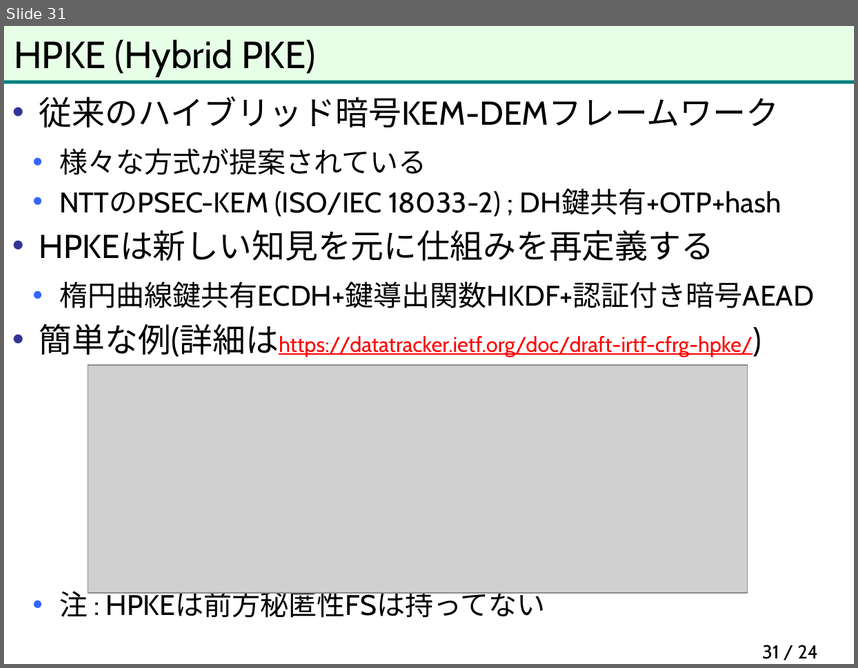
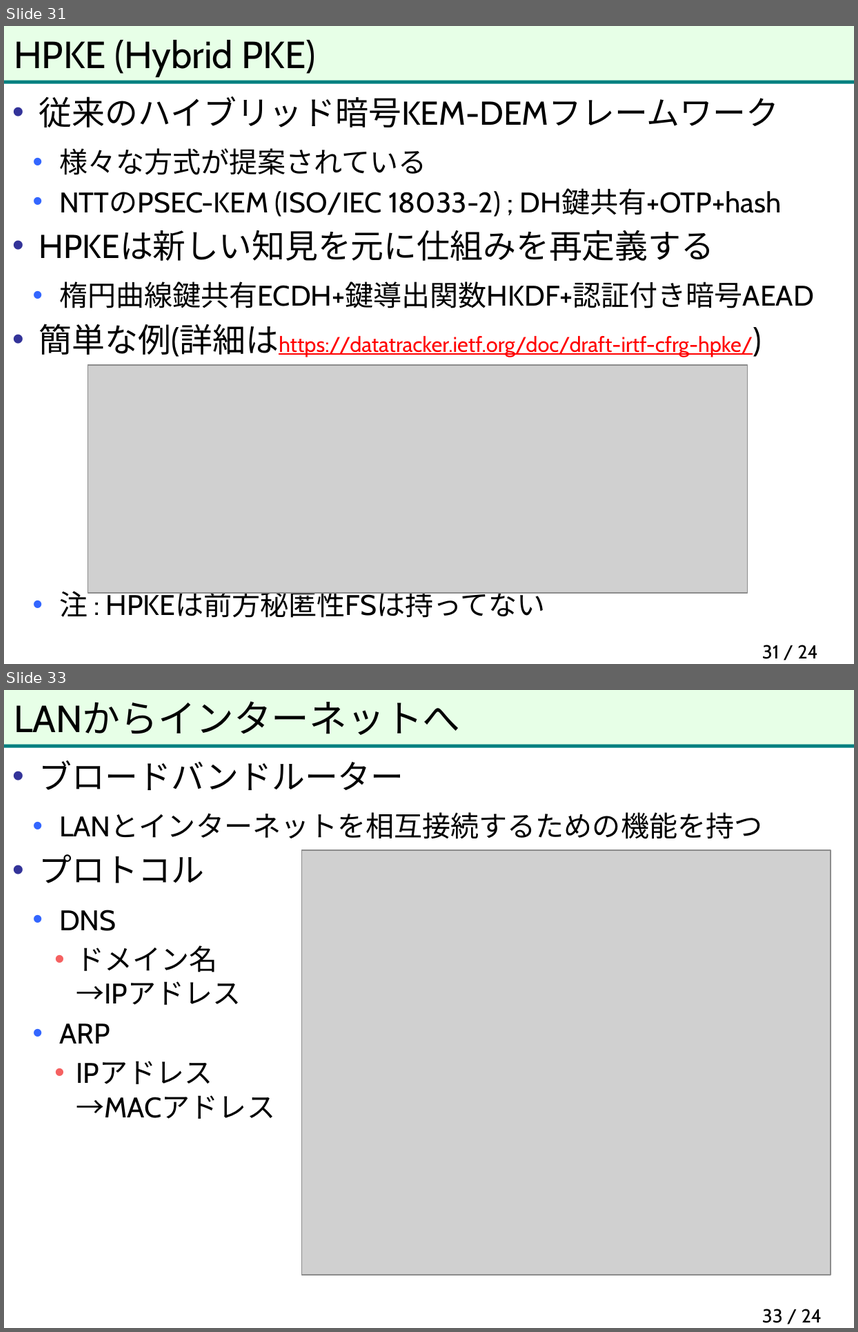
Before and after one commit to herumi/anninbon, a slide deck: lec/anninbon9.pptx. Shown one above the other, each under a label of ours: slide 31 before the commit, slides 31 and 33 after it; the slides between them are not shown. The pictures are 858x668 and 858x1332 pixels, drawn with LibreOffice and Linux fonts; fonts in the diff are those of the drawing; grey boxes stand for pictures; background and template pictures are left out. Boxes give left, top, right and bottom in pixels: in the first picture for what was removed or moved away, otherwise in the second. Text is boxed around its words. In the diff, an @@ line names an element or a change of style, - is before the commit and + after.

```diff
--- a/lec/anninbon9.pptx
+++ b/lec/anninbon9.pptx
@@ slide 33 added at [4,690,854,1328], background #FFFFFF; not listed: 2 template elements that a slide beside it also shows @@
@@ title added at [14,701,461,735], 32 pt, text #000000 @@
+LANからインターネットへ
@@ text added at [39,760,762,1118], 24 pt, text #000000 @@
+• ブロードバンドルーター
+  • LANとインターネットを相互接続するための機能を持つ
+• プロトコル
+  • DNS
+    • ドメイン名
+      →IPアドレス
+  • ARP
+    • IPアドレス
+      →MACアドレス
@@ picture added at [301,850,831,1274] @@
@@ page number added at [762,1308,822,1323], 16 pt, text #000000 @@
+33 / 24
```
Also in this commit, not shown: 12 other slides added.
